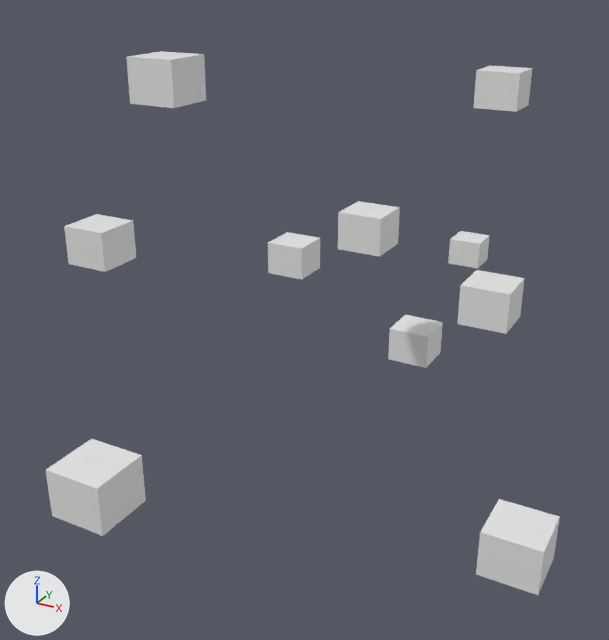
One commit to the OBJ model assets/particles/particles.obj: the scene before it, then after it.
Both versions are drawn from a 50 mm lens placed at (17.6, -38.9, 16.9), pointed at (-2.4, -2.6, -1.2). Arrows for +X, +Y and +Z are at lower left; the lights stay in place. Where no turn or scale is listed for an object, it has been applied to the vertices.

Objects in the first picture: 'particles'.
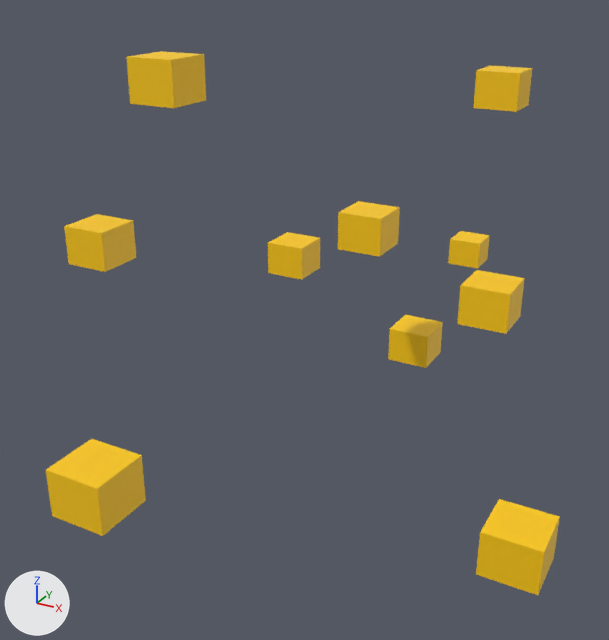
What changed in the scene script:
```text
Add img_destroyed_png:
    img_destroyed_png = load_image('destroyed.png', 'destroyed.png', 1024, 1024, 'sRGB')
Add mat_material_001:
    mat_material_001 = principled_material('Material.001')
    mat_material_001.texture = img_destroyed_png
    mat_material_001.roughness = 0.526
Change me_particles:
    where me_particles.from_pydata(...)  # 80 vertices, 60 faces; spans x -12.4..13.2, y -21.1..23.8, z -5.7..12.7
    add me_particles.materials.append(mat_material_001)  # picture img_destroyed_png
```

Location of each change, (x1, y1, x2, y2) in pixels of the pictures (609 x 640 px):
'particles', recoloured (grey to yellow)
    both: (46, 51, 560, 595)
